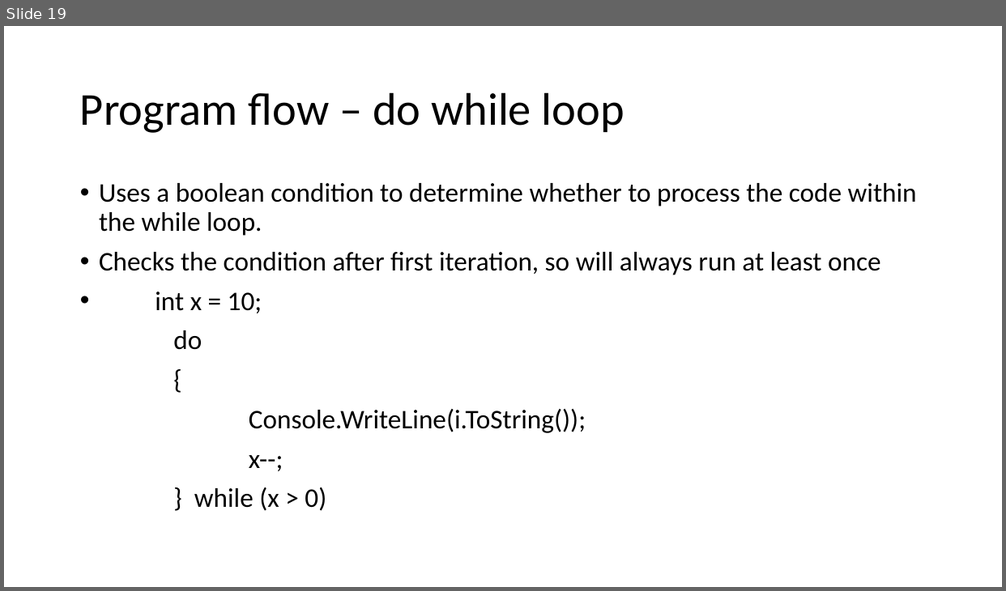
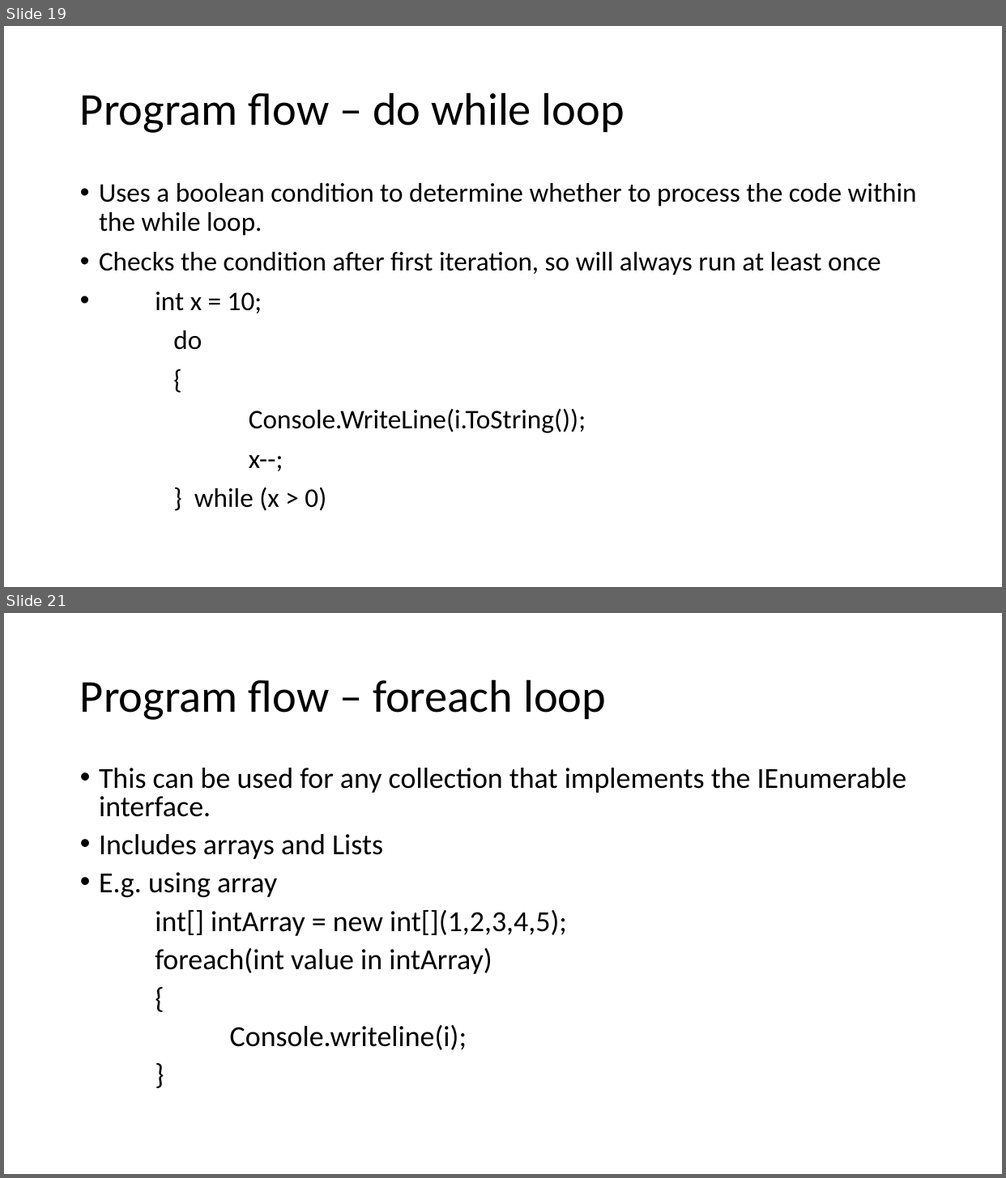
Before and after one commit to gavinhickford/Projects, a slide deck: Mentoring/Mentoring.pptx. Shown one above the other, each under a label of ours: slide 19 before the commit, slides 19 and 21 after it; the slides between them are not shown. The pictures are 1006x591 and 1006x1178 pixels, drawn with LibreOffice and Linux fonts; fonts in the diff are those of the drawing. Boxes give left, top, right and bottom in pixels: in the first picture for what was removed or moved away, otherwise in the second. Text is boxed around its words. In the diff, an @@ line names an element or a change of style, - is before the commit and + after.

```diff
--- a/Mentoring/Mentoring.pptx
+++ b/Mentoring/Mentoring.pptx
@@ slide 21 added at box(4, 613, 1002, 1174), background #FFFFFF @@
@@ title added at box(80, 679, 606, 720), 44 pt, text #000000 @@
+Program flow – foreach loop
@@ text added at box(99, 768, 907, 1050), 28 pt, text #000000 @@
+• This can be used for any collection that implements the IEnumerable interface.
+• Includes arrays and Lists
+• E.g. using array
+int[] intArray = new int[](1,2,3,4,5);
+foreach(int value in intArray)
+{
+Console.writeline(i);
+}
```
Also in this commit, not shown: 1 slide changed, 6 other slides added.
